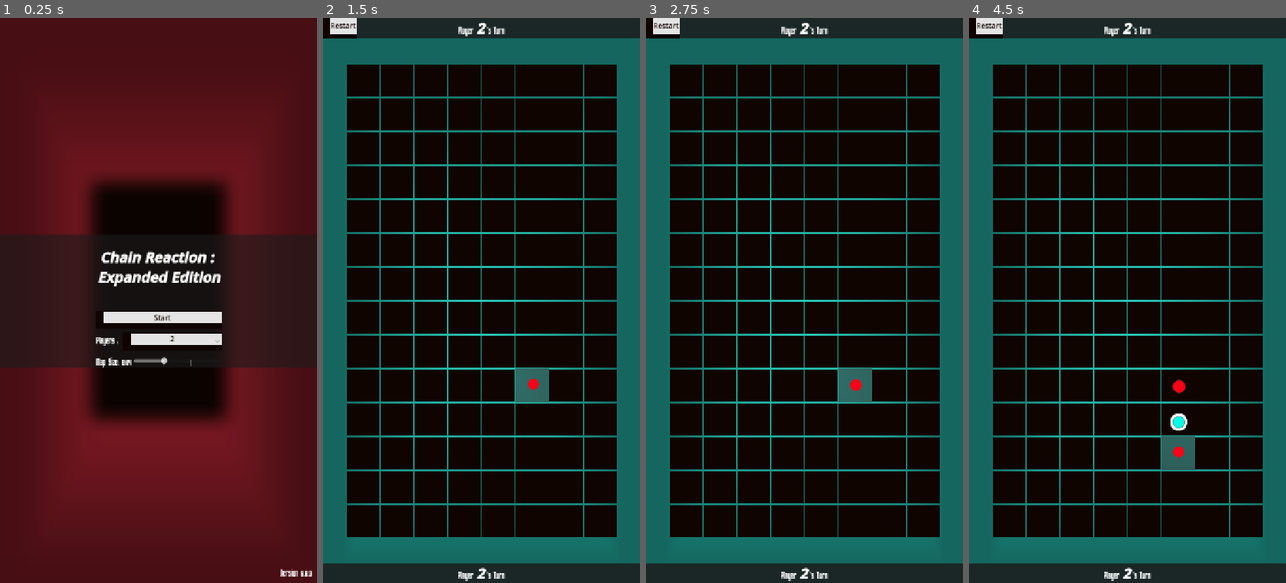
Above: before the commit, frames 1-4 (left to right).
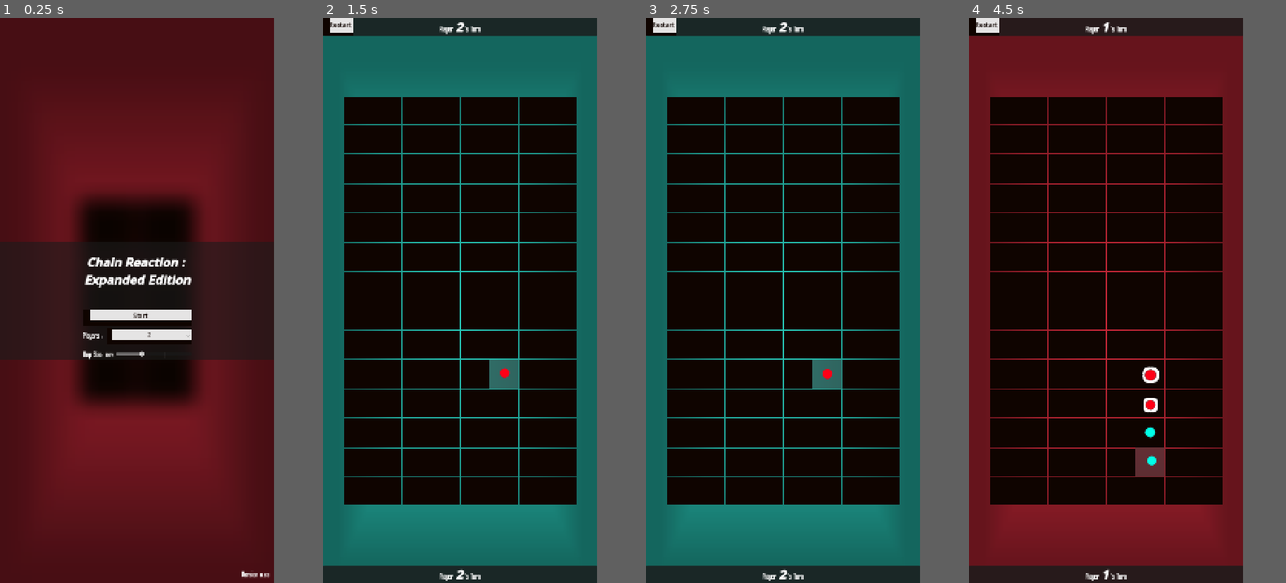
Above: after the commit, the same moments.

Repository: Meansofa/GodotPresets
Game: Godot game, scene res://main.tscn
Same seed, same stepped clock (60 frames per second), same inputs: the game is played once before the commit and once after it. The engine's default icon, where the game draws it, is replaced by a stand-in: a white triangle on a blue panel in a dark square. Sound files missing from this copy of the repository are replaced by a short silence.
Inputs (mouse positions are in pixels of both pictures, inside the frame that each line leads up to):
- Up to frame 1 (0.25 s): no input
- Up to frame 2 (1.5 s): click (506, 323) at 0.5 s; click (532, 385) at 1.27 s
- Up to frame 3 (2.75 s): click (855, 373) at 2.02 s
- Up to frame 4 (4.5 s): click (1178, 419) at 2.77 s; click (1178, 402) at 3.52 s; click (1178, 453) at 4.27 s
In our replay, the window is 450x800 before the commit and 389x800 after it. These sizes can differ from the game's own. Grey fills any space a smaller window leaves; there, only what the larger window draws over its background counts as a difference.

The runs differ from the first frame. In frame 1, 14% of the frame differs, in the area x 0-100%, y 27-100%; in frame 2, 29%; in frame 3, 29%; in frame 4, 44%, in the area x 0-100%, y 0-100%.

Commit message:
changed resolution

Diff:
--- a/main.tscn
+++ b/main.tscn
@@ -460,7 +460,6 @@
 grow_vertical = 2
 texture = ExtResource("11_gi1ht")
 script = SubResource("GDScript_u0i5i")
-metadata/_edit_lock_ = true
 
 [node name="UI" type="Control" parent="UI Canvas/Main_Control"]
 unique_name_in_owner = true
@@ -816,17 +815,17 @@
 script = SubResource("GDScript_efxa6")
 
 [connection signal="pressed" from="SpawnersLayer/Cell_spawner" to="SpawnersLayer/Cell_spawner" method="_on_pressed"]
-[connection signal="pressed" from="SpawnersLayer/@Button@22066" to="SpawnersLayer/@Button@22066" method="_on_pressed"]
-[connection signal="pressed" from="SpawnersLayer/@Button@22067" to="SpawnersLayer/@Button@22067" method="_on_pressed"]
-[connection signal="pressed" from="SpawnersLayer/@Button@22068" to="SpawnersLayer/@Button@22068" method="_on_pressed"]
-[connection signal="pressed" from="SpawnersLayer/@Button@22069" to="SpawnersLayer/@Button@22069" method="_on_pressed"]
-[connection signal="pressed" from="SpawnersLayer/@Button@22070" to="SpawnersLayer/@Button@22070" method="_on_pressed"]
-[connection signal="pressed" from="SpawnersLayer/@Button@22071" to="SpawnersLayer/@Button@22071" method="_on_pressed"]
-[connection signal="pressed" from="SpawnersLayer/@Button@22072" to="SpawnersLayer/@Button@22072" method="_on_pressed"]
-[connection signal="pressed" from="SpawnersLayer/@Button@22073" to="SpawnersLayer/@Button@22073" method="_on_pressed"]
-[connection signal="pressed" from="SpawnersLayer/@Button@22074" to="SpawnersLayer/@Button@22074" method="_on_pressed"]
-[connection signal="pressed" from="SpawnersLayer/@Button@22075" to="SpawnersLayer/@Button@22075" method="_on_pressed"]
-[connection signal="pressed" from="SpawnersLayer/@Button@22076" to="SpawnersLayer/@Button@22076" method="_on_pressed"]
+[connection signal="pressed" from="SpawnersLayer/@Button@21589" to="SpawnersLayer/@Button@21589" method="_on_pressed"]
+[connection signal="pressed" from="SpawnersLayer/@Button@21590" to="SpawnersLayer/@Button@21590" method="_on_pressed"]
+[connection signal="pressed" from="SpawnersLayer/@Button@21591" to="SpawnersLayer/@Button@21591" method="_on_pressed"]
+[connection signal="pressed" from="SpawnersLayer/@Button@21592" to="SpawnersLayer/@Button@21592" method="_on_pressed"]
+[connection signal="pressed" from="SpawnersLayer/@Button@21593" to="SpawnersLayer/@Button@21593" method="_on_pressed"]
+[connection signal="pressed" from="SpawnersLayer/@Button@21594" to="SpawnersLayer/@Button@21594" method="_on_pressed"]
+[connection signal="pressed" from="SpawnersLayer/@Button@21595" to="SpawnersLayer/@Button@21595" method="_on_pressed"]
+[connection signal="pressed" from="SpawnersLayer/@Button@21596" to="SpawnersLayer/@Button@21596" method="_on_pressed"]
+[connection signal="pressed" from="SpawnersLayer/@Button@21597" to="SpawnersLayer/@Button@21597" method="_on_pressed"]
+[connection signal="pressed" from="SpawnersLayer/@Button@21598" to="SpawnersLayer/@Button@21598" method="_on_pressed"]
+[connection signal="pressed" from="SpawnersLayer/@Button@21599" to="SpawnersLayer/@Button@21599" method="_on_pressed"]
 [connection signal="pressed" from="UI Canvas/Main_Control/UI/MuteButton" to="UI Canvas/Main_Control/UI/MuteButton" method="_on_pressed"]
 [connection signal="visibility_changed" from="UI Canvas/Main_Control/MainMenu" to="ZoomCamera" method="_on_main_menu_visibility_changed"]
 [connection signal="visibility_changed" from="UI Canvas/Main_Control/MainMenu" to="UI Canvas/Main_Control/LOD" method="_on_title_screen_visibility_changed"]
--- a/project.godot
+++ b/project.godot
@@ -16,8 +16,8 @@
 run/main_scene="res://main.tscn"
 config/features=PackedStringArray("4.4", "GL Compatibility")
 boot_splash/bg_color=Color(0.0588235, 0.0156863, 0, 1)
+config/icon="uid://bmw15b42dc46g"
 boot_splash/image="uid://bmw15b42dc46g"
-config/icon="uid://bmw15b42dc46g"
 
 [autoload]
 
@@ -28,7 +28,7 @@
 [display]
 
 window/size/viewport_width=720
-window/size/viewport_height=1280
+window/size/viewport_height=1480
 window/size/transparent=true
 window/size/window_width_override=360
 window/size/window_height_override=640
